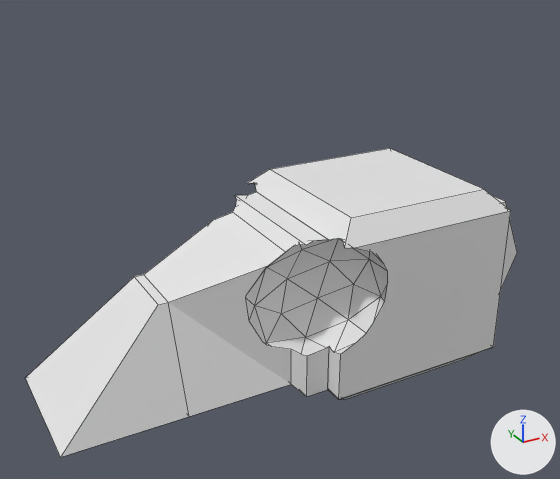
A saved change to the Blender file CatDeity.blend.
Rendered twice from a 50 mm camera at (-12.65, -22.04, 12.1) aimed at (-3.16, -4.79, 3.48). Arrows for +X, +Y and +Z are at lower right; the lights stay in place. The first picture is the older version. Mesh edges are drawn as thin lines.

Names of what the first picture shows: 'Upper Skull'.
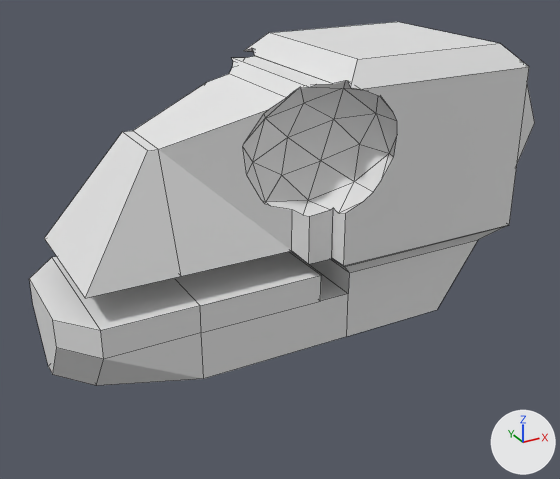
Changed parts and their boxes [x1, y1, x2, y2] in the pictures (560 x 479 px):
'Upper Skull', reshaped, moved (18% taller)
    before: [26, 148, 517, 457]
    after: [29, 22, 535, 386]
part 1 of me_cube_002, built on
    before: [26, 277, 189, 457]
    after: [29, 132, 478, 386]

The change in detail:
me_cube_002 is used by ob_upper_skull; location (0.0, -4.63, 1.9); scale (2.78, 2.78, 2.78).
me_cube_002 had 162 vertices, 148 faces and spanned x -3.62..1.4, y -1.0..1.0, z -1.0..1.0.
me_cube_002 now has 190 vertices, 173 faces and spans x -3.49..1.4, y -1.0..1.0, z -1.7..1.0.
Part 1, on me_cube_002:
1 face is deleted.
2 vertices move from x -3.62, y -0.69..0.69, z -0.69 to x -3.26, y -0.69..0.69, z -0.69.
20 vertices are added at x -3.49..0.33, y -0.8..0.8, z -1.7..-0.95.
8 new vertices lie (0.0, 1.6, 0.0) away from vertices in x -3.2..0.33, y -0.8, z -1.7..-0.95.
26 new faces join them.
Object 'Upper Skull' (ob_upper_skull) moves from (0.0, -4.63, 1.9) to (0.0, -4.63, 5.9).
